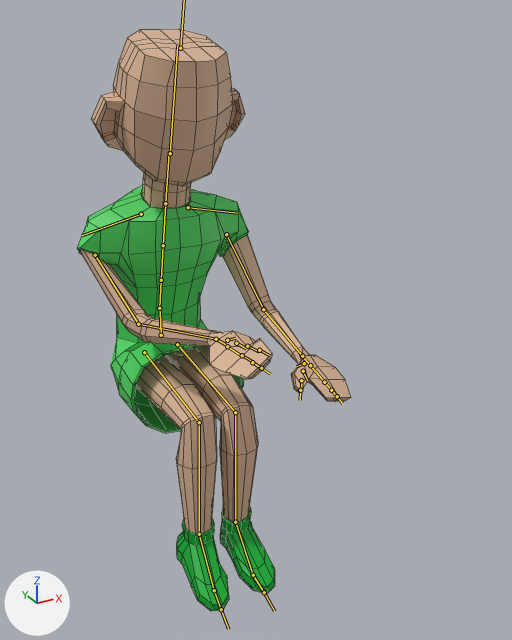
One commit to the FBX model Assets/Models/Characters/GirlPushAnimation/girlPushingAnimation.fbx: the scene before it, then after it.
Before and after are seen from a camera (50 mm lens) standing at (-0.204, -0.529, 0.268) and looking at (0.048, -0.071, 0.038). The lights are fixed; the arrows at lower left show +X, +Y and +Z. Both versions are drawn at frame 41 of the action 'Take 001'; the numbers are the values there. The bones that bend it are drawn over the model as lines. Mesh edges are drawn as thin lines.
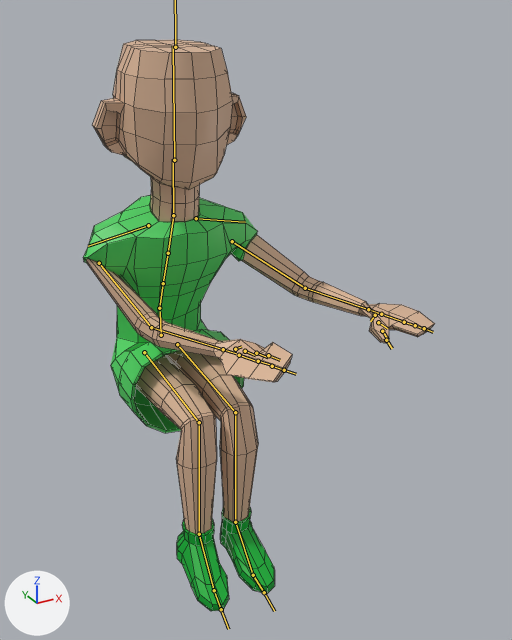
Changed parts and their boxes (x1, y1, x2, y2) in the pictures (512 x 640 px):
'polySurface12', posed (28% wider): before (77, 29, 351, 611); after (83, 40, 435, 611)
bone 'mixamorig:Spine', root to tip: before (159, 308) to (161, 280); after (159, 308) to (163, 283)
bone 'mixamorig:Neck', root to tip: before (165, 203) to (169, 152); after (173, 215) to (173, 159)
bone 'mixamorig:LeftArm', root to tip: before (226, 234) to (263, 309); after (232, 241) to (305, 288)
bone 'mixamorig:LeftForeArm', root to tip: before (263, 309) to (302, 356); after (305, 288) to (368, 309)
bone 'mixamorig:LeftHand', root to tip: before (302, 356) to (309, 364); after (368, 309) to (380, 313)
bone 'mixamorig:RightArm', root to tip: before (95, 255) to (138, 324); after (99, 263) to (151, 327)
bone 'mixamorig:RightForeArm', root to tip: before (138, 324) to (216, 339); after (151, 327) to (223, 349)
bone 'mixamorig:RightHand', root to tip: before (216, 339) to (225, 344); after (223, 349) to (236, 353)

What the commit changed:
Bone 'mixamorig:Spine' (bone_mixamorig_spine) turns from (17, 0, 0) to (26, 0, 0) degrees about its own x, y and z.
Bone 'mixamorig:Neck' (bone_mixamorig_neck) turns from (0, 0, 0) to (-21, 0, 0) degrees about its own x, y and z.
Bone 'mixamorig:LeftArm' (bone_mixamorig_leftarm) turns from (50, -52, 33) to (-14, -83, 70) degrees about its own x, y and z.
Bone 'mixamorig:LeftForeArm' (bone_mixamorig_leftforearm) turns from (1, 0, 31) to (15, -2, 26) degrees about its own x, y and z.
Bone 'mixamorig:LeftHand' (bone_mixamorig_lefthand) turns from (13, 59, 5) to (37, 79, 30) degrees about its own x, y and z.
Bone 'mixamorig:RightArm' (bone_mixamorig_rightarm) turns from (99, 73, 4) to (40, 81, -63) degrees about its own x, y and z.
Bone 'mixamorig:RightForeArm' (bone_mixamorig_rightforearm) turns from (36, -7, -25) to (19, 0, -23) degrees about its own x, y and z.
Bone 'mixamorig:RightHand' (bone_mixamorig_righthand) turns from (-28, -68, 34) to (43, -70, -42) degrees about its own x, y and z.
